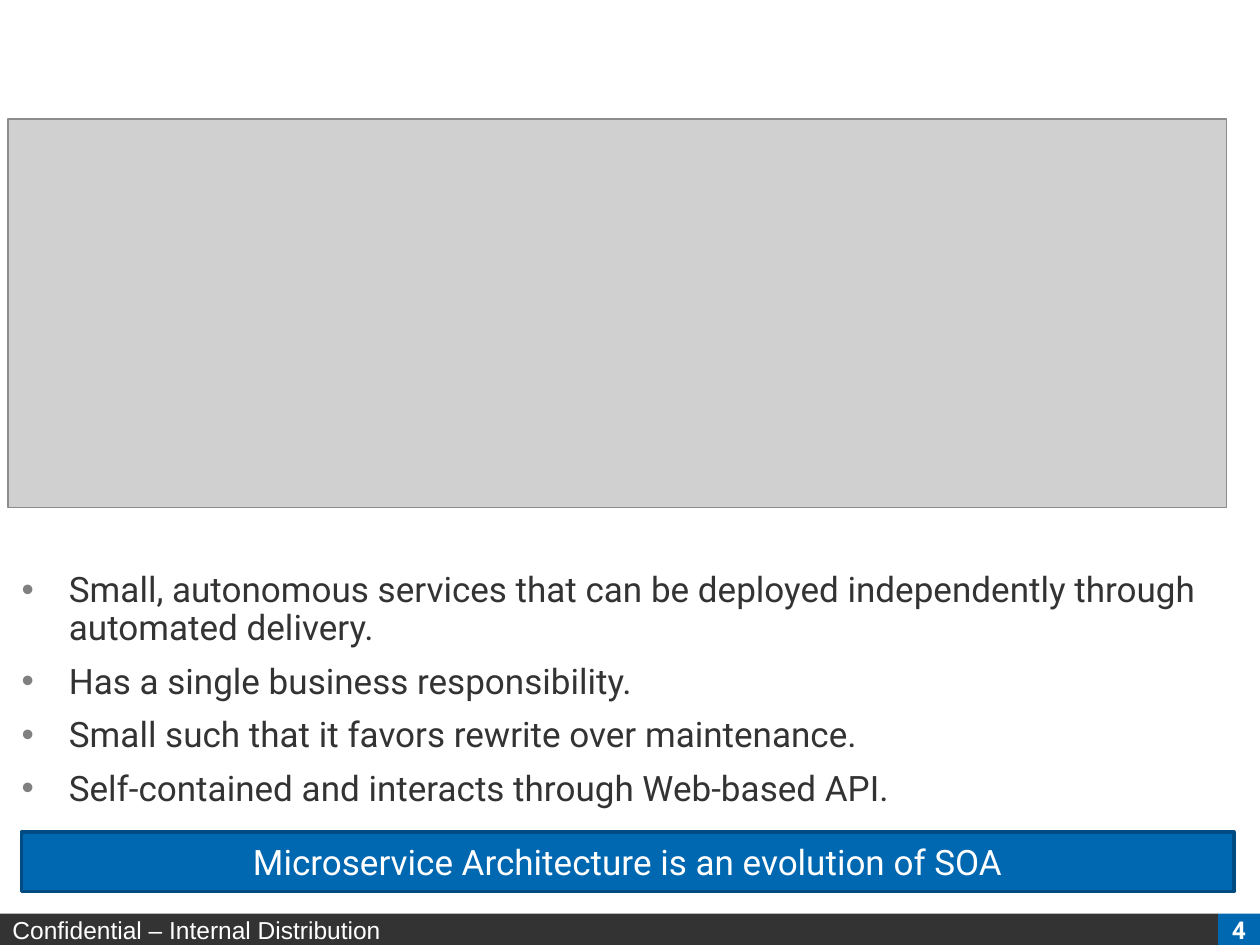
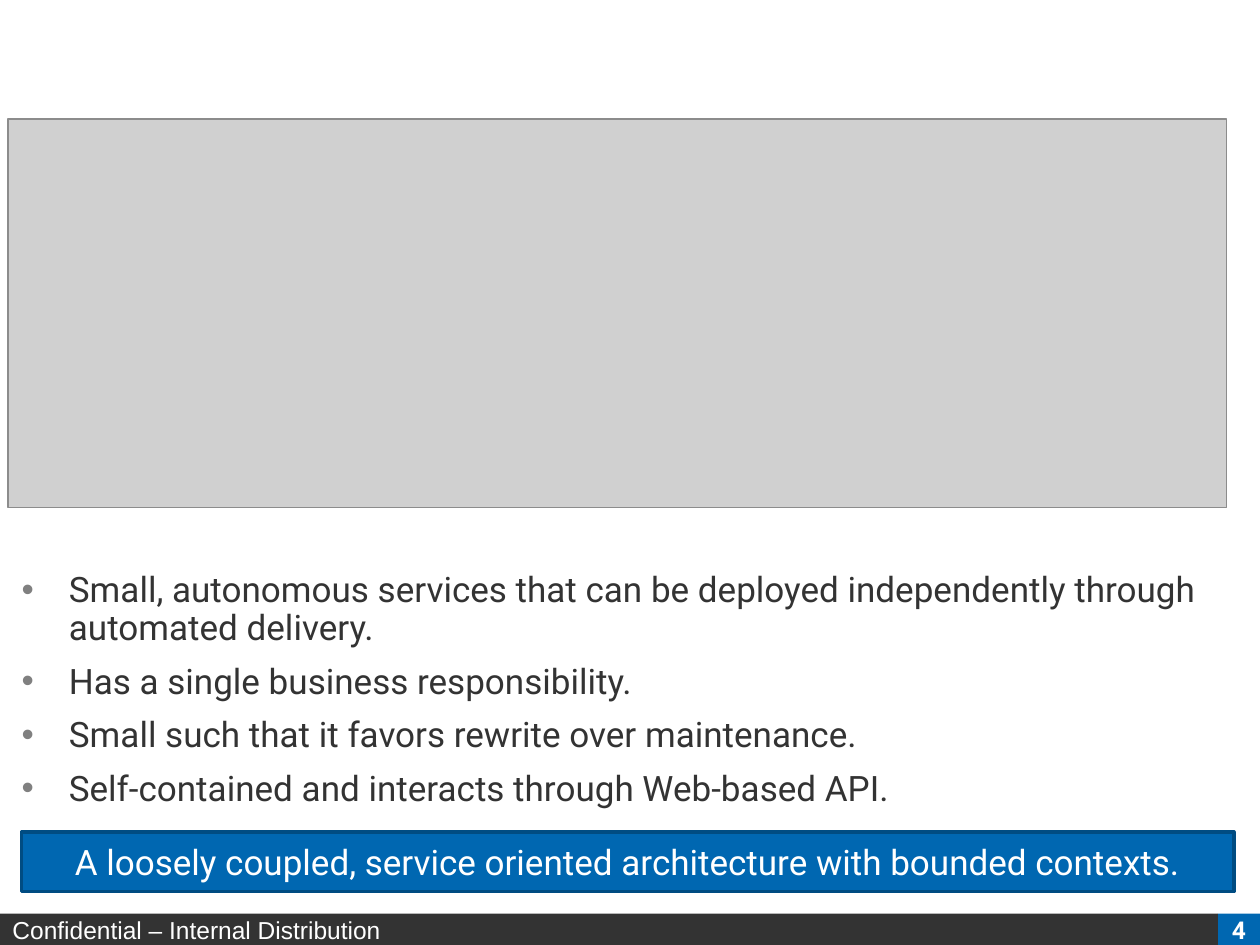
Before and after one commit to arpithparikh/ArchConf2015Collaboration, a slide deck: slide 4 of ArchConf2015-takeaways-v3.pptx. Drawn at 1260x945 pixels with LibreOffice and Linux fonts; fonts in the diff are those of the drawing; grey boxes stand for pictures; background and template pictures are left out. Boxes give left, top, right and bottom in pixels: in the first picture for what was removed or moved away, otherwise in the second. Text is boxed around its words. In the diff, an @@ line names an element or a change of style, - is before the commit and + after.

```diff
--- a/ArchConf2015-takeaways-v3.pptx
+++ b/ArchConf2015-takeaways-v3.pptx
@@ text in rectangle at (75,848,1179,883): text changed @@
-Microservice Architecture is an evolution of SOA
+A loosely coupled, service oriented architecture with bounded contexts.
```
Also in this commit, not shown: 1 other slide changed.
